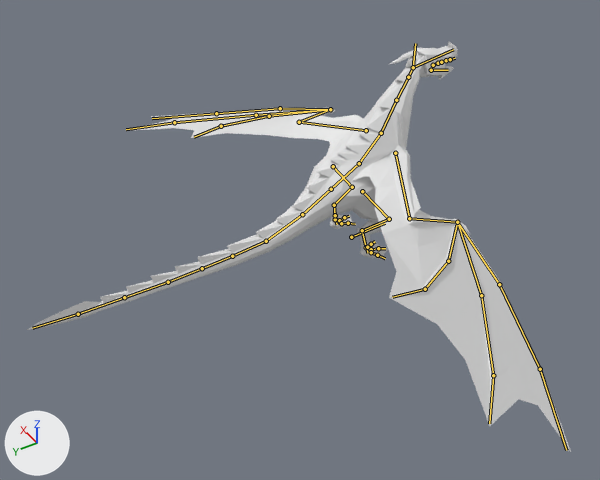
One commit to the Blender file res/dragon.blend: the scene before it, then after it.
Both versions are drawn from a 50 mm camera at (-79.5, 59.2, 79.3) aimed at (-1.8, 10.4, 5.5). The axes (+X, +Y, +Z) are drawn at lower left. The lights are the same throughout. Both versions are drawn at the pose saved in each file; the numbers are the values there. The bones that bend it are drawn over the model as lines.
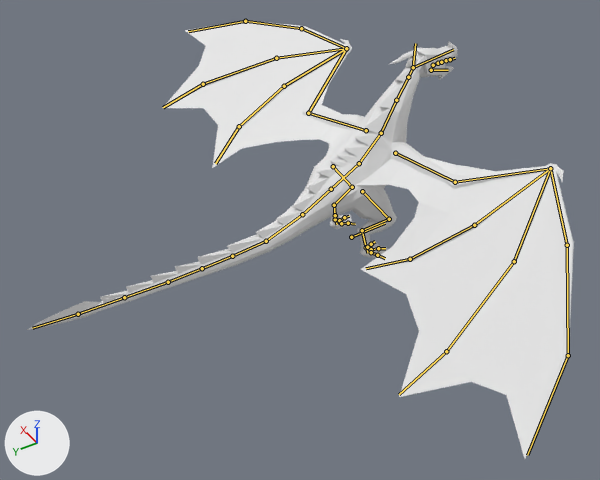
Boxes (x1, y1, x2, y2) around the edits, measured in the pictures (600 x 480 px):
'Cylinder', posed (7% taller)
    before: (27, 41, 571, 452)
    after: (27, 21, 574, 459)

What the commit changed:
Bone 'WingIK.L' (bone_wingik_l) moves from (-0.61, -0.39, -6.41) to (-0.77, -1.27, -2.64).
Bone 'Wing_Pole.L' (bone_wing_pole_l) moves from (0.0, 0.0, 0.0) to (2.43, 0.97, -4.11).
Bone 'WingIK.R' (bone_wingik_r) moves from (3.7, -1.13, -8.0) to (-1.16, -1.35, -1.93).
Bone 'Wing_Pole.R' (bone_wing_pole_r) moves from (0.0, 0.0, 0.0) to (-3.25, -1.65, -6.26).
